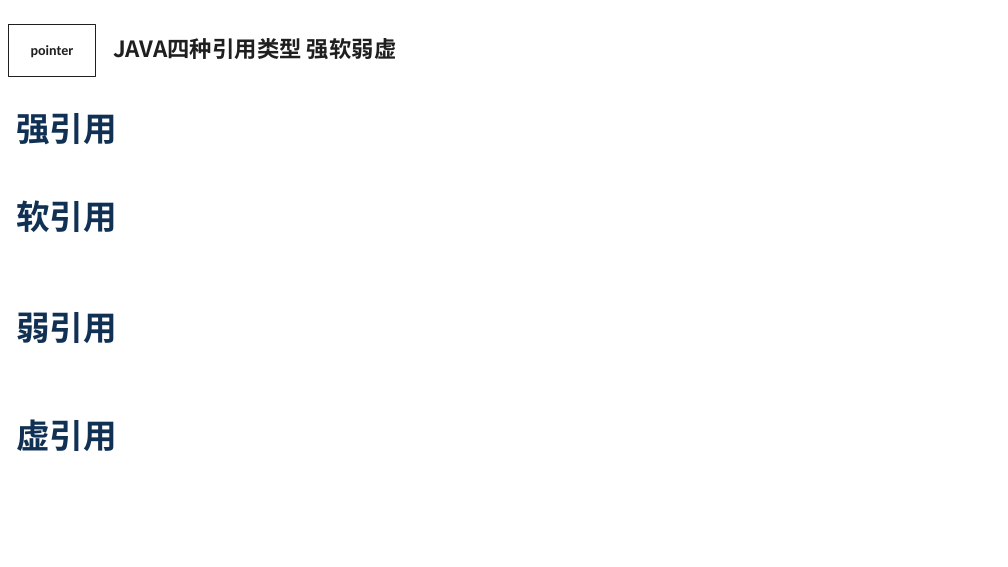
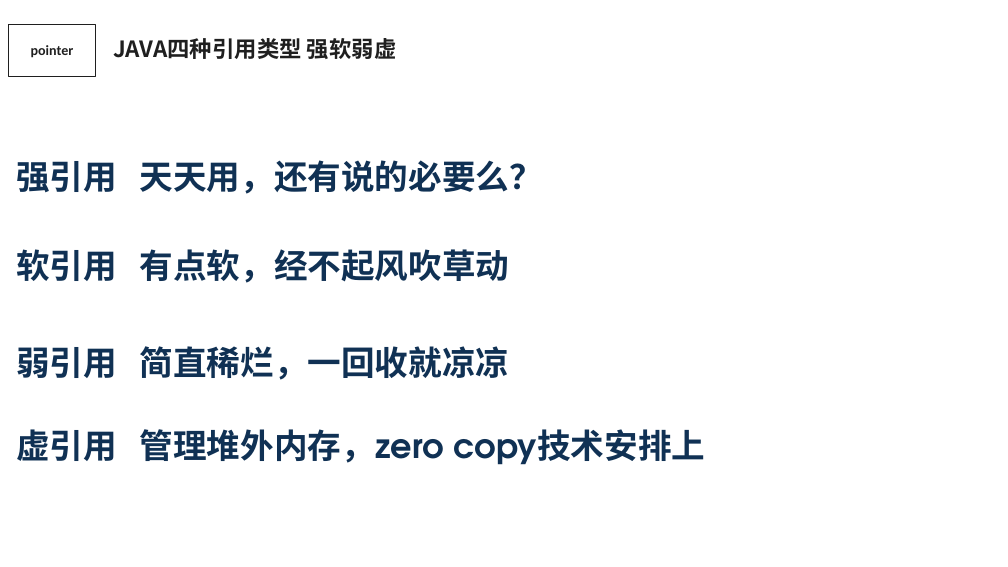
Before and after one commit to SingASongForU/learning-projects, a slide deck: slide 31 of learn-project-concurrent/src/main/resources/从码农到百万年薪.pptx (slide 30 before the commit). Drawn at 1008x567 pixels with LibreOffice and Linux fonts; fonts in the diff are those of the drawing. Boxes give left, top, right and bottom in pixels: in the first picture for what was removed or moved away, otherwise in the second. Text is boxed around its words. In the diff, an @@ line names an element or a change of style, - is before the commit and + after.

```diff
--- a/learn-project-concurrent/src/main/resources/从码农到百万年薪.pptx
+++ b/learn-project-concurrent/src/main/resources/从码农到百万年薪.pptx
@@ text at [16,160,543,194]: text changed @@
-强引用
+强引用 天天用，还有说的必要么？
@@ text at [16,249,510,283]: text changed @@
-软引用
+软引用 有点软，经不起风吹草动
@@ text at [16,346,510,380]: text changed @@
-弱引用
+弱引用 简直稀烂，一回收就凉凉
@@ text at [16,429,705,465]: text changed @@
-虚引用
+虚引用 管理堆外内存，zero copy技术安排上
```
Also in this commit, not shown: 3 other slides changed, 2 slides added, 1 slide removed.
